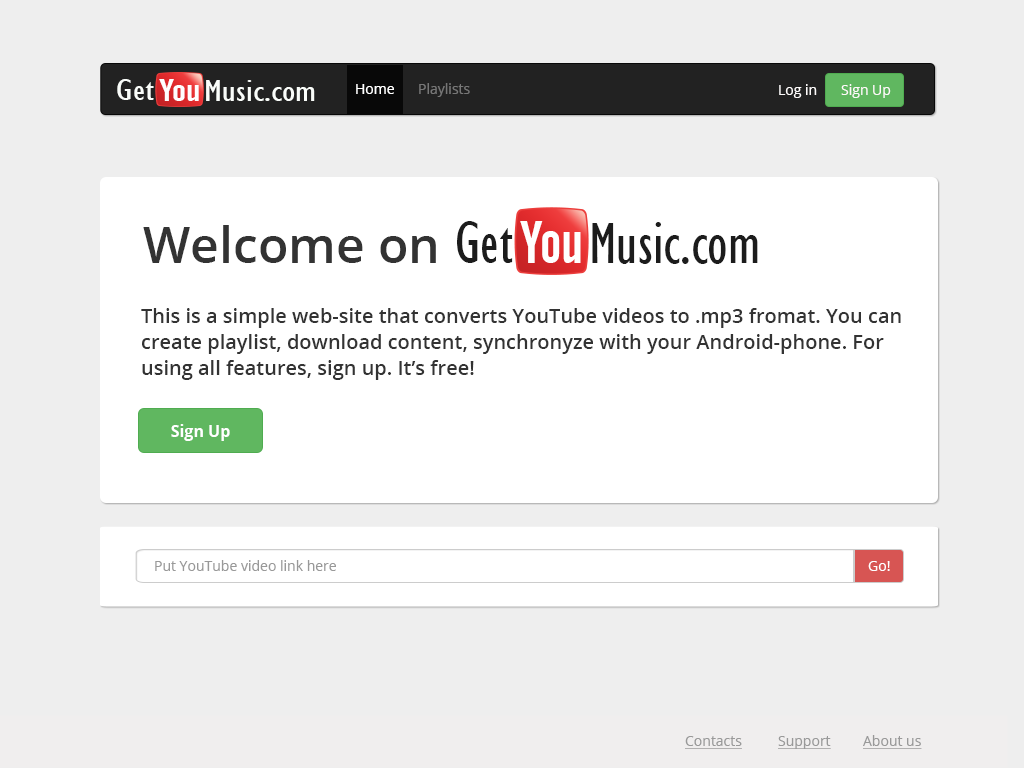
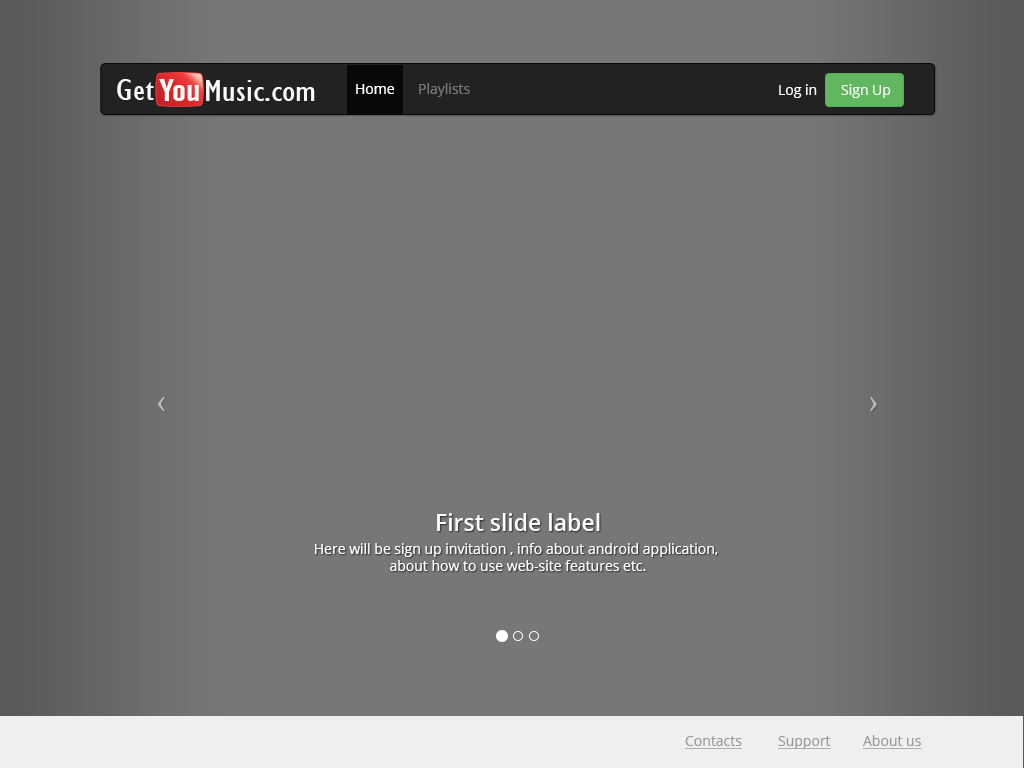
Layered file, before and after one edit (1024 × 768). Changes by layer:
painted on "Futter shape" over [0, 715, 1023, 716]
added group "Carousel" with 10 layers above "Jumbotron" over [0, 0, 1024, 768]
added layer "First slide label" in group "Carousel" over [437, 513, 600, 531]
added layer "Here will be sign up invitation , info about android applicatio" in group "Carousel" over [315, 543, 718, 571]
added layer "arrow <" in group "Carousel" over [157, 397, 165, 411]
added layer "arrow >" in group "Carousel" over [870, 397, 877, 411]
added layer "Dot" in group "Carousel" over [496, 630, 508, 642]
added layer "Dot 2" in group "Carousel" over [513, 631, 523, 641]
added layer "Dot 3" in group "Carousel" over [529, 631, 539, 641]
added layer "Base arrow right" in group "Carousel" over [791, 0, 1024, 768]
added layer "Base arrow left" in group "Carousel" over [0, 0, 232, 716]
added layer "Base" in group "Carousel" over [0, 0, 1024, 768]
hid group "Jumbotron" (15 layers) over [100, 177, 938, 503]
painted on "This is a simple web-site that converts YouTube videos to .mp3" over [317, 360, 507, 380]
renamed "Sign Up" to "Playlists", painted on it over [168, 424, 234, 441]
painted on "Btn" (2nd of 3, in "Jumbotron" › "Large button") over [138, 408, 263, 453]
hid group "Input-goup" (5 layers) over [100, 526, 938, 607]
